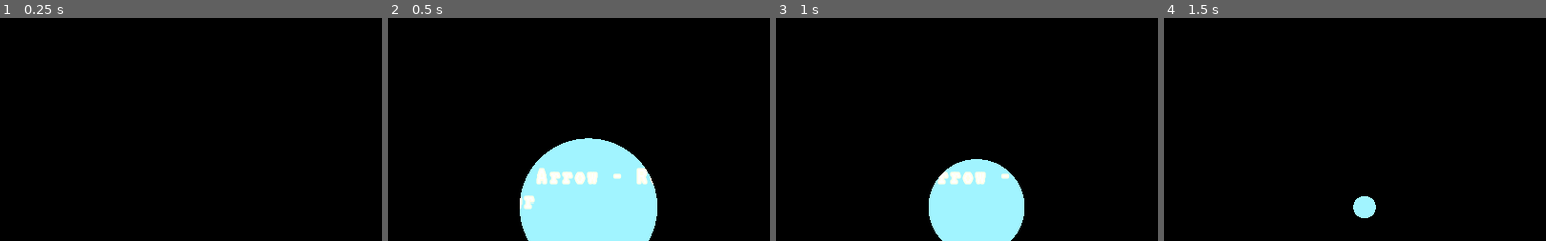
Above: before the commit, frames 1-4 (left to right).
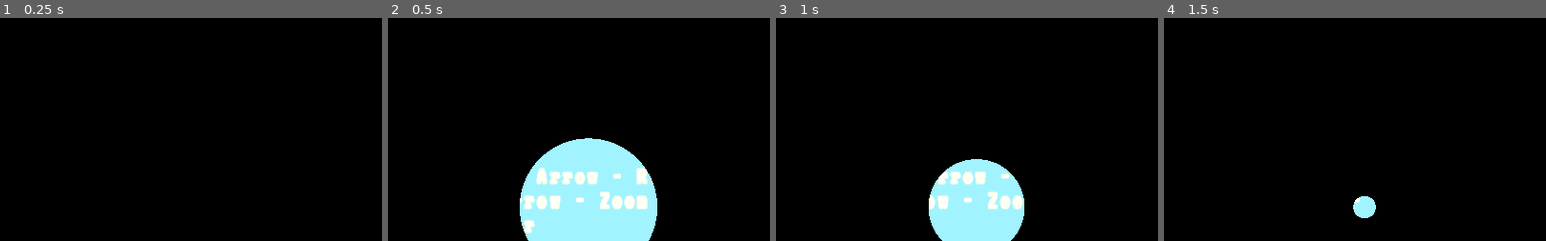
Above: after the commit, the same moments.

Repository: aarongrisez/gmtk2023
Game: Godot game, scene res://UI/Menu.tscn
Two runs of this game, one before a commit and one after it. Both use one fixed random seed, a clock stepped at 60 frames per second and the inputs below. Sound files missing from this copy of the repository are replaced by a short silence.
Inputs:
- Up to frame 1 (0.25 s): no input
- Up to frame 2 (0.5 s): no input
- Up to frame 3 (1 s): click "Play" at 0.5 s
- Up to frame 4 (1.5 s): click "Play" at 1.25 s
The pictures show only the part of the screen within x 24-74%, y 8-58%; the shares and areas given below are measured in that part.

Frame 1 is identical in both runs. In frame 2, 1.2% of the frame differs, in the area x 34-68%, y 77-97%; in frame 3, 0.8%; in frame 4, less than 0.1%.

Commit message:
add zoom control text

Diff:
--- a/gmtk2023/UI/Menu.tscn
+++ b/gmtk2023/UI/Menu.tscn
@@ -249,6 +249,7 @@
 
 W,A,S,D - Move Cat
 Left Arrow, Right Arrow - Rotate Laser
+Up Arrow, Down Arrow - Zoom
 Space - Fire Laser"
 
 [node name="Transition" parent="." instance=ExtResource( 1 )]
